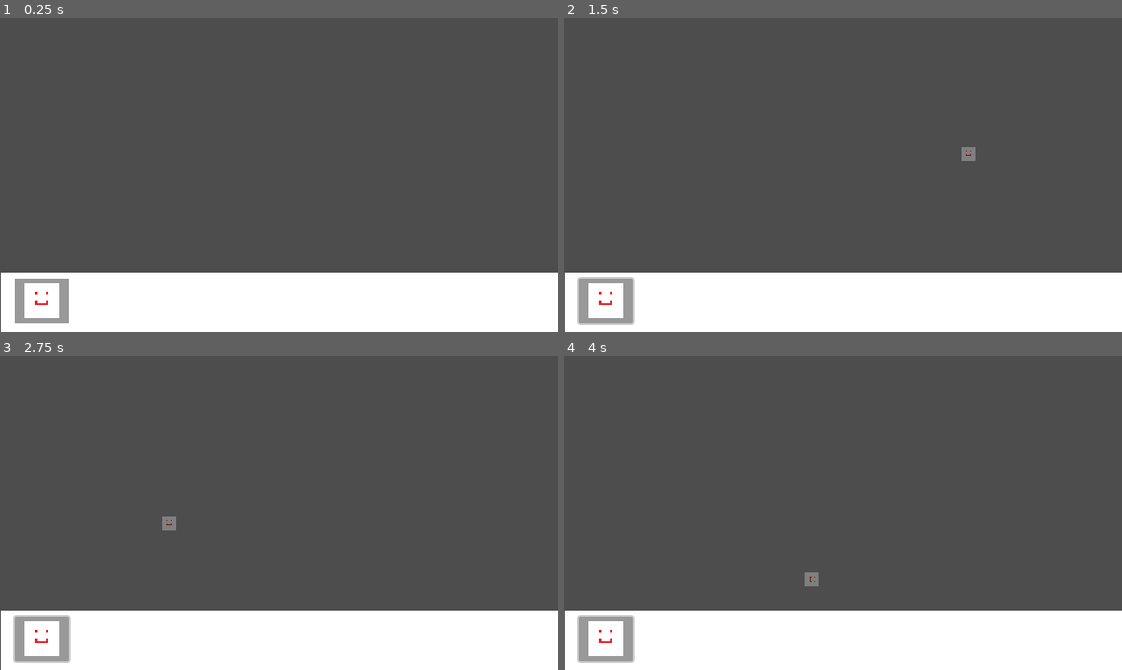
Above: before the commit, frames 1-4 (two rows, left to right).
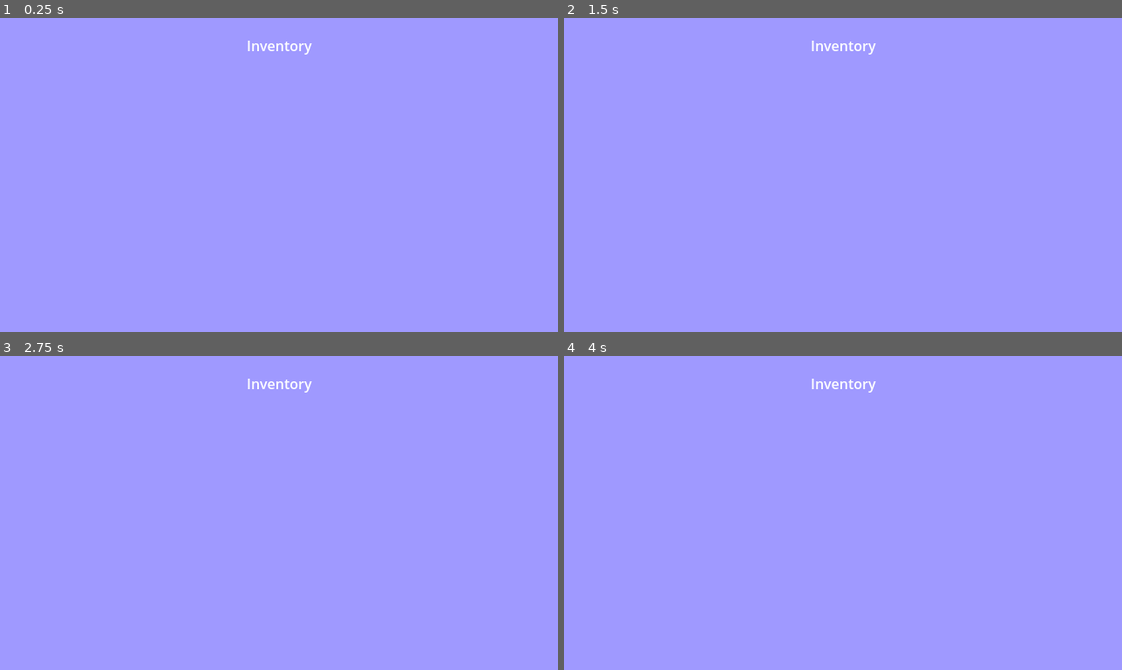
Above: after the commit, the same moments.

Repository: Hyper-Burner/GMTK-Game-Jam-2024
Game: Godot game, scene res://main.tscn
Two runs of this game, one before a commit and one after it. Both use one fixed random seed, a clock stepped at 60 frames per second and the inputs below.
Inputs (mouse positions are in pixels of both pictures, inside the frame that each line leads up to):
- Up to frame 1 (0.25 s): no input
- Up to frame 2 (1.5 s): click (608, 300) at 0.5 s; tap Enter at 1.25 s; move the mouse to (965, 159) at 1.27 s; press the mouse at (965, 159) at 1.28 s; hold D (right) from 1.28 s (still down)
- Up to frame 3 (2.75 s): tap Space at 2 s; move the mouse to (167, 528) at 2.02 s; release D (right) at 2.03 s; release the mouse at (167, 528) at 2.03 s; hold S (down) from 2.03 s (still down); right-click (167, 528) at 2.1 s
- Up to frame 4 (4 s): tap Enter at 2.75 s; move the mouse to (898, 443) at 2.77 s; release S (down) at 2.78 s; hold D (right) 2.78-3.53 s; tap R (rotate) at 2.85 s; move the mouse to (815, 575) at 3.52 s; hold W (up) from 3.53 s (still down); click (815, 575) at 3.6 s

The runs differ from the first frame. In frame 1, 100% of the frame differs, in the area x 0-100%, y 0-100%; in frame 2, 100%; in frame 3, 100%; in frame 4, 100%.

Commit message:
inventory

Diff:
--- /dev/null
+++ b/global.gd
@@ -0,0 +1,34 @@
+extends Node
+
+var inventory = []
+var player_node: Node = null
+
+signal inventory_updated
+
+# Called when the node enters the scene tree for the first time.
+func _ready() -> void:
+	inventory.resize(20)
+
+
+# Called every frame. 'delta' is the elapsed time since the previous frame.
+func _process(delta: float) -> void:
+	pass
+
+func add_item(item):
+	for i in range(inventory.size()):
+		if inventory[i] != null and inventory[i]["type"] == item["type"] and inventory[i]["name"] == item["name"]:
+			inventory[i]["quantity"] += item["quantity"]
+			inventory_updated.emit()
+			return true
+		elif inventory[i] == null:
+			inventory[i] = item
+			inventory_updated.emit()
+			return true
+		return false
+
+
+func remove_item():
+	inventory_updated.emit()
+
+func set_player_reference(player):
+	player_node = player
--- /dev/null
+++ b/inventory_item.gd
@@ -0,0 +1,47 @@
+@tool
+extends Node2D
+
+@export var item_name = ""
+@export var item_type = ""
+@export var item_texture: Texture
+var scene_path: String = "res://inventory_item.tscn"
+
+@onready var icon_sprite = $Sprite2D
+
+var player_is_in_range = false
+# Called when the node enters the scene tree for the first time.
+func _ready() -> void:
+	if not Engine.is_editor_hint():
+		icon_sprite.texture = item_texture
+
+
+
+# Called every frame. 'delta' is the elapsed time since the previous frame.
+func _process(delta: float) -> void:
+	if Engine.is_editor_hint():
+		icon_sprite.texture = item_texture
+
+	if player_is_in_range:
+		pickup_item()
+
+func pickup_item():
+	var item = {
+		"quantity" : 1,
+		"type": item_type,
+		"name": item_name,
+		"texture": item_texture,
+		"scene_path": scene_path
+	}
+	if Global.player_node:
+		Global.add_item(item)
+		self.queue_free()
+
+
+func _on_area_2d_body_exited(body: Node2D) -> void:
+	if body.is_in_group("Player"):
+		player_is_in_range = true
+
+
+func _on_area_2d_body_entered(body: Node2D) -> void:
+	if body.is_in_group("Player"):
+		player_is_in_range = false
--- /dev/null
+++ b/inventory_item.tscn
@@ -0,0 +1,20 @@
+[gd_scene load_steps=4 format=3 uid="uid://dw434d52mf1jf"]
+
+[ext_resource type="Script" path="res://inventory_item.gd" id="1_ag0gk"]
+[ext_resource type="Texture2D" uid="uid://c5ryq5ixkaljr" path="res://test.PNG" id="2_5x73a"]
+
+[sub_resource type="RectangleShape2D" id="RectangleShape2D_q0brs"]
+
+[node name="InventoryItem" type="Node2D" groups=["Items"]]
+script = ExtResource("1_ag0gk")
+
+[node name="Area2D" type="Area2D" parent="."]
+
+[node name="CollisionShape2D" type="CollisionShape2D" parent="Area2D"]
+shape = SubResource("RectangleShape2D_q0brs")
+
+[node name="Sprite2D" type="Sprite2D" parent="."]
+texture = ExtResource("2_5x73a")
+
+[connection signal="body_entered" from="Area2D" to="." method="_on_area_2d_body_entered"]
+[connection signal="body_exited" from="Area2D" to="." method="_on_area_2d_body_exited"]
--- /dev/null
+++ b/inventory_ui.gd
@@ -0,0 +1,11 @@
+extends Control
+
+
+# Called when the node enters the scene tree for the first time.
+func _ready() -> void:
+	pass # Replace with function body.
+
+
+# Called every frame. 'delta' is the elapsed time since the previous frame.
+func _process(delta: float) -> void:
+	pass
--- /dev/null
+++ b/inventory_ui.tscn
@@ -0,0 +1,22 @@
+[gd_scene load_steps=2 format=3 uid="uid://0uoh7smqbvax"]
+
+[ext_resource type="Script" path="res://inventory_ui.gd" id="1_hxatv"]
+
+[node name="Inventory_UI" type="Control"]
+layout_mode = 3
+anchors_preset = 15
+anchor_right = 1.0
+anchor_bottom = 1.0
+offset_left = 120.0
+offset_top = 50.0
+offset_right = -120.0
+offset_bottom = -60.0
+grow_horizontal = 2
+grow_vertical = 2
+script = ExtResource("1_hxatv")
+
+[node name="GridContainer" type="GridContainer" parent="."]
+layout_mode = 0
+offset_right = 40.0
+offset_bottom = 40.0
+columns = 5
--- a/main.tscn
+++ b/main.tscn
@@ -1,10 +1,11 @@
-[gd_scene load_steps=12 format=3 uid="uid://c6aadg2b6nnrx"]
+[gd_scene load_steps=13 format=3 uid="uid://c6aadg2b6nnrx"]
 
-[ext_resource type="PackedScene" uid="uid://msibxbi6xaqy" path="res://player.tscn" id="1_l3dcw"]
+[ext_resource type="PackedScene" uid="uid://dc4s3nwak41h6" path="res://player.tscn" id="1_l3dcw"]
 [ext_resource type="Script" path="res://tile_map_layer.gd" id="2_e6phl"]
 [ext_resource type="Script" path="res://camera.gd" id="2_e6tcn"]
 [ext_resource type="PackedScene" uid="uid://bfsas7b02yyqi" path="res://Classes/Items.tscn" id="3_mwm2t"]
 [ext_resource type="Texture2D" uid="uid://c5ryq5ixkaljr" path="res://test.PNG" id="4_68lwo"]
+[ext_resource type="PackedScene" uid="uid://dw434d52mf1jf" path="res://inventory_item.tscn" id="4_mf3n5"]
 
 [sub_resource type="TileSet" id="TileSet_5iuh4"]
 
@@ -25,6 +26,9 @@
 [node name="Node" type="Node"]
 
 [node name="PC" parent="." instance=ExtResource("1_l3dcw")]
+
+[node name="InventoryItem" parent="." instance=ExtResource("4_mf3n5")]
+position = Vector2(50, 0)
 
 [node name="TileMapLayer" type="TileMapLayer" parent="."]
 tile_set = SubResource("TileSet_5iuh4")
--- a/player.gd
+++ b/player.gd
@@ -1,9 +1,18 @@
 extends CharacterBody2D
 
+@onready var inventory_ui = $InventoryUI
 const speed = 200
+
+func _ready():
+	Global.set_player_reference(self)
+
 
 func _physics_process(_delta):
 	var input_direction = Vector2(Input.get_action_strength("right") - Input.get_action_strength("left"), Input.get_action_strength("down") - Input.get_action_strength("up")).normalized()
 	velocity = input_direction * speed
 	move_and_slide()
 	look_at(get_global_mouse_position())
+
+func _input(event):
+	if event.is_action_pressed("ui_inventory"):
+		inventory_ui.visible = !inventory_ui.visible
--- a/player.tscn
+++ b/player.tscn
@@ -8,7 +8,7 @@
 [sub_resource type="CircleShape2D" id="CircleShape2D_fg6rg"]
 radius = 2.0
 
-[node name="Player" type="CharacterBody2D"]
+[node name="Player" type="CharacterBody2D" groups=["Player"]]
 script = ExtResource("1_u1sai")
 
 [node name="Sprite2D" type="Sprite2D" parent="."]
@@ -22,3 +22,25 @@
 
 [node name="StorageComponent" type="Node" parent="."]
 script = ExtResource("2_hgpeh")
+
+[node name="InventoryUI" type="CanvasLayer" parent="."]
+
+[node name="ColorRect" type="ColorRect" parent="InventoryUI"]
+anchors_preset = 15
+anchor_right = 1.0
+anchor_bottom = 1.0
+grow_horizontal = 2
+grow_vertical = 2
+color = Color(0.623529, 0.6, 1, 1)
+
+[node name="Label" type="Label" parent="InventoryUI/ColorRect"]
+layout_mode = 1
+anchors_preset = 5
+anchor_left = 0.5
+anchor_right = 0.5
+offset_left = -37.5
+offset_top = 20.0
+offset_right = 37.5
+offset_bottom = 43.0
+grow_horizontal = 2
+text = "Inventory"
--- a/project.godot
+++ b/project.godot
@@ -18,6 +18,7 @@
 [autoload]
 
 World="*res://Classes/World.gd"
+Global="*res://global.gd"
 
 [display]
 
Not shown: 1 places in player.tscn that only renumber resources
